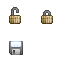
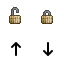
Before/after of a 64×64 layered artwork. What changed in the layer stack:
added layer "Calque 4 copie" above "Calque 4" over [43, 42, 53, 56]
added layer "Calque 4" above "Calque 1" over [11, 42, 21, 56]
hid "Calque 1" over [9, 41, 23, 55]
